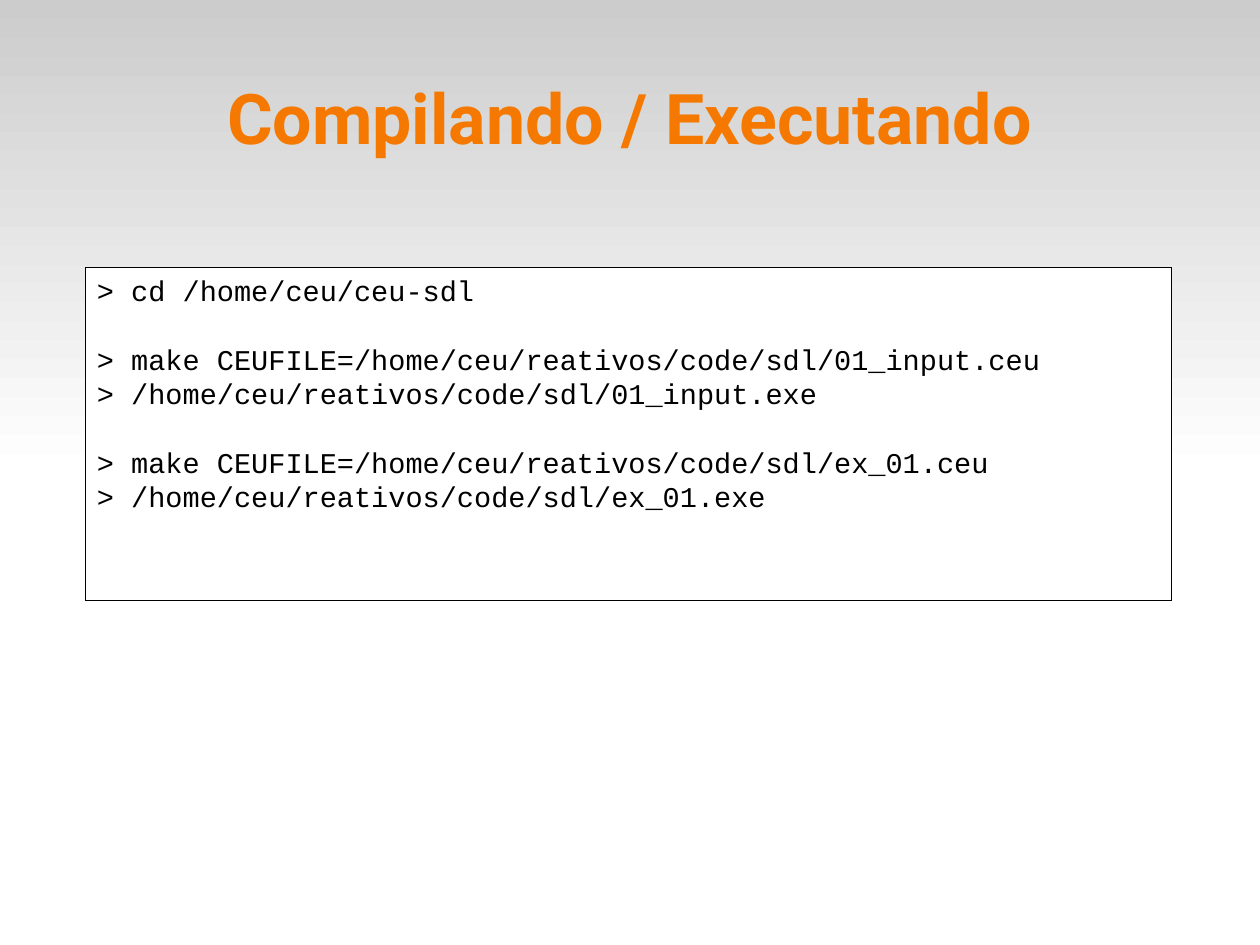
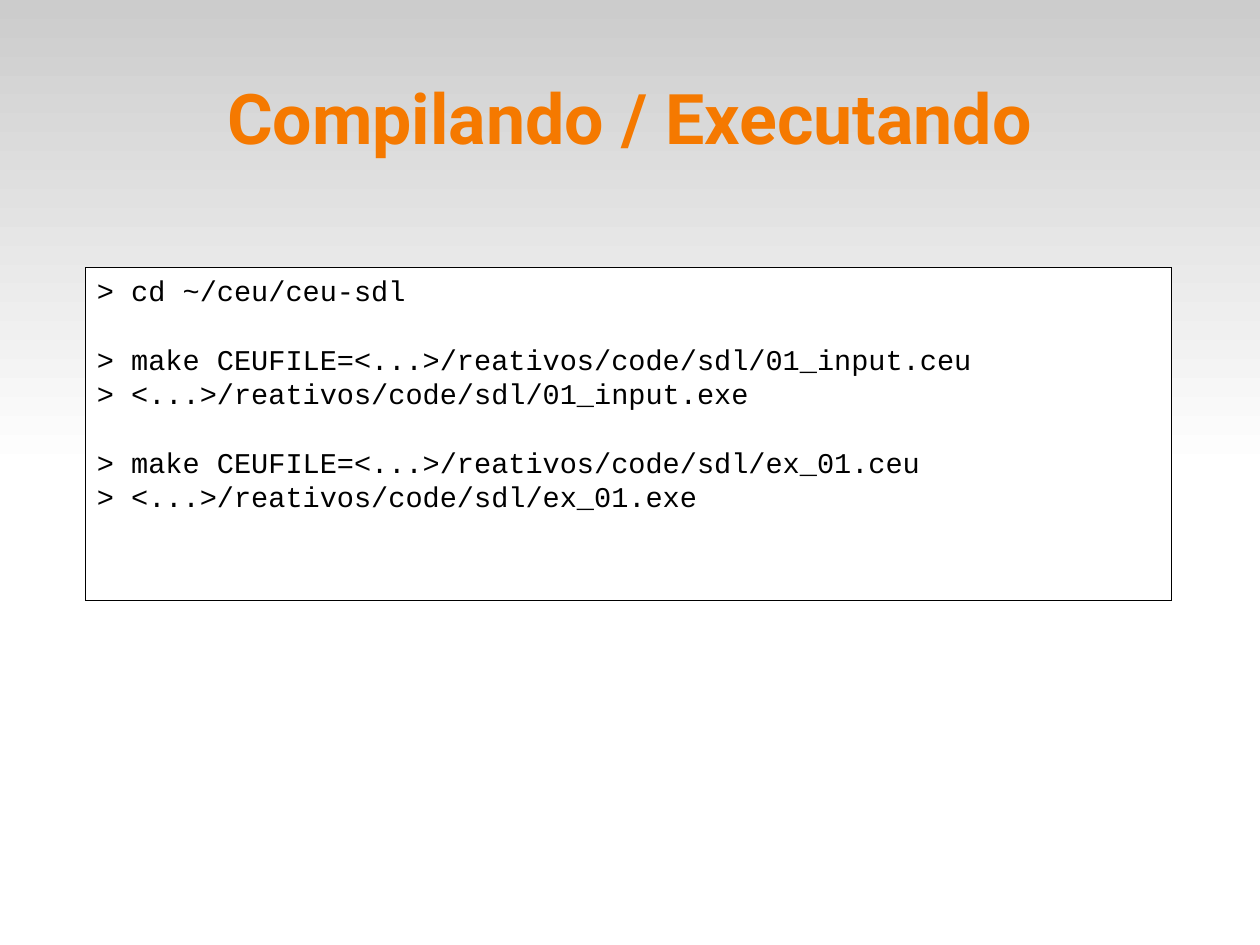
Before and after one commit to fsantanna-uerj/reativos, a slide deck: slide 25 of slides/05_ceu.odp. Drawn at 1260x945 pixels with LibreOffice and Linux fonts; fonts in the diff are those of the drawing. Boxes give left, top, right and bottom in pixels: in the first picture for what was removed or moved away, otherwise in the second. Text is boxed around its words. In the diff, an @@ line names an element or a change of style, - is before the commit and + after.

Commit message:
(>) slides

```diff
--- a/slides/05_ceu.odp
+++ b/slides/05_ceu.odp
@@ text in rectangle at <box>131,281,971,510</box>: text changed @@
-> cd /home/ceu/ceu-sdl
-> make CEUFILE=/home/ceu/reativos/code/sdl/01_input.ceu
-> /home/ceu/reativos/code/sdl/01_input.exe
-> make CEUFILE=/home/ceu/reativos/code/sdl/ex_01.ceu
-> /home/ceu/reativos/code/sdl/ex_01.exe
+> cd ~/ceu/ceu-sdl
+> make CEUFILE=<...>/reativos/code/sdl/01_input.ceu
+> <...>/reativos/code/sdl/01_input.exe
+> make CEUFILE=<...>/reativos/code/sdl/ex_01.ceu
+> <...>/reativos/code/sdl/ex_01.exe
```
Also in this commit, not shown: 1 other slide changed, 1 other file.
